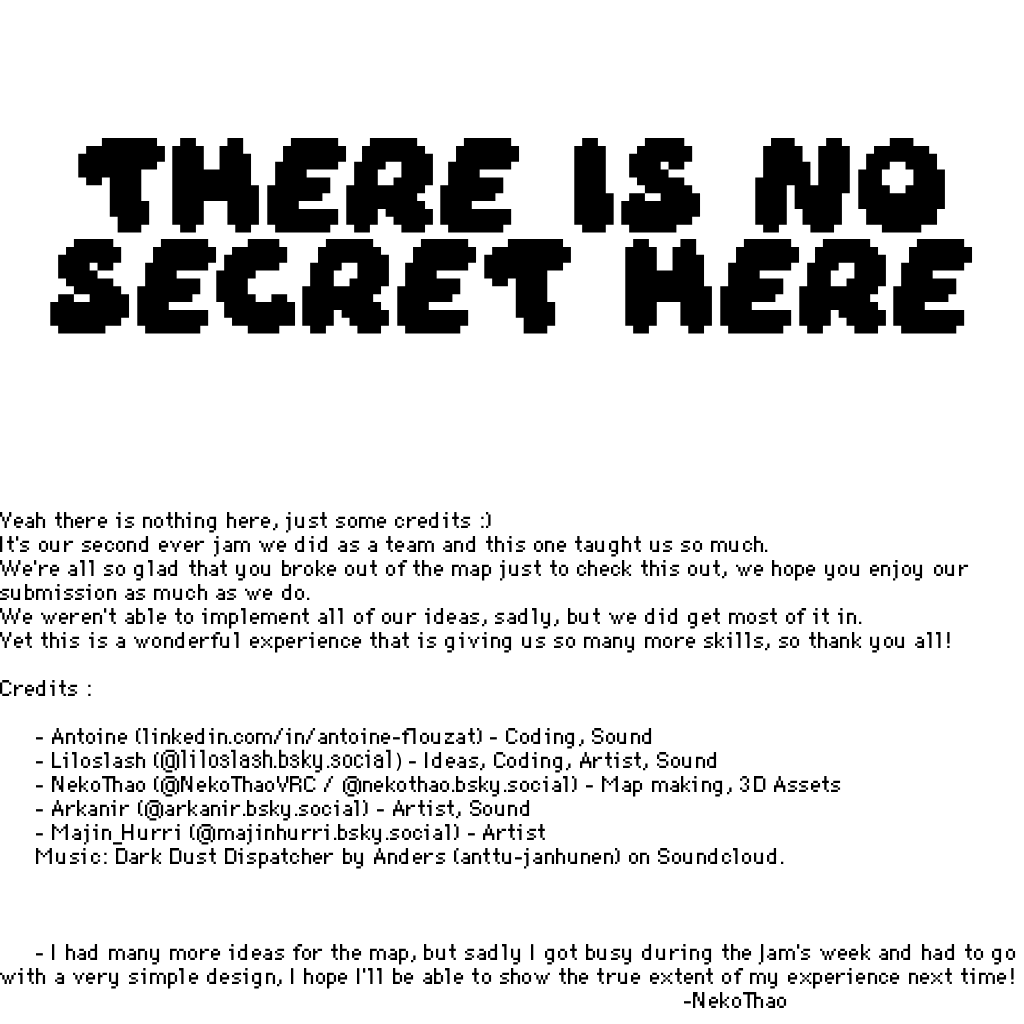
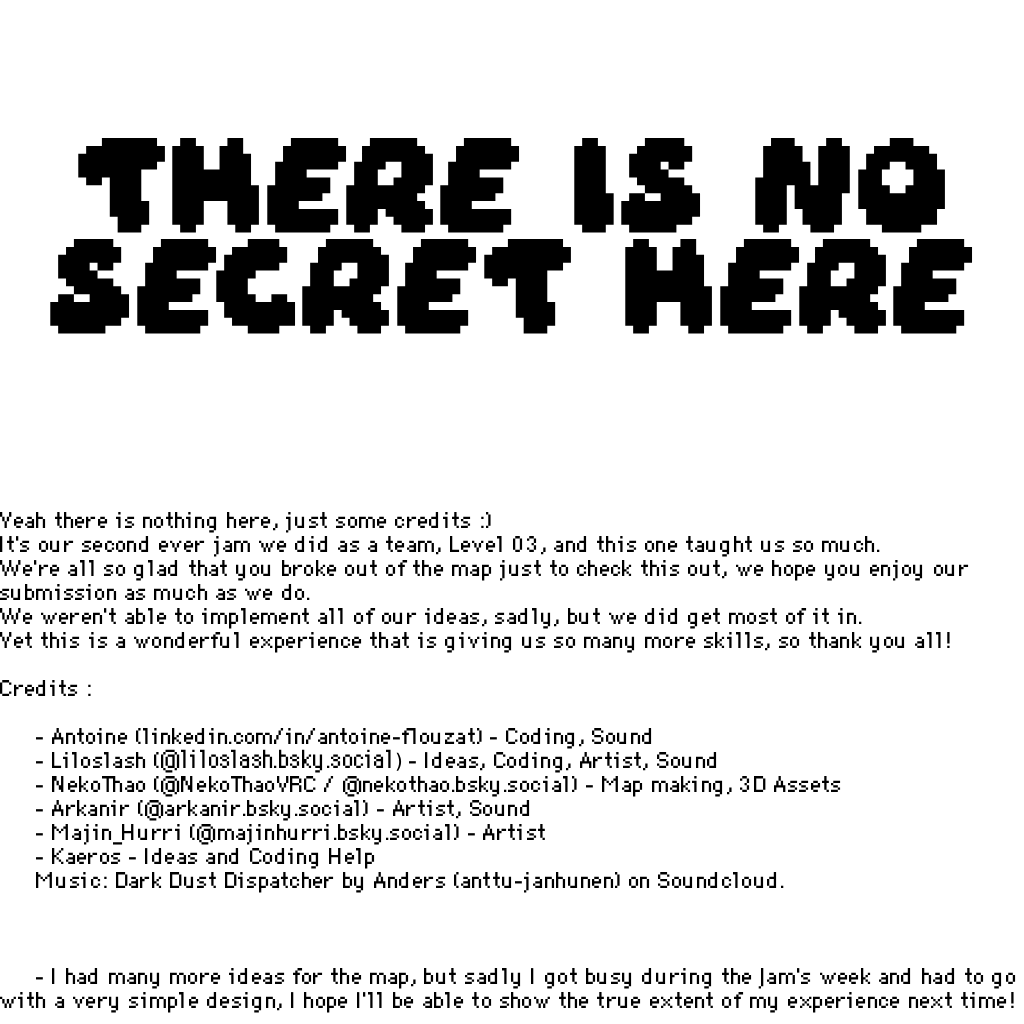
Revision of a layered 1024px x 1024px image; what changed, layer by layer:
painted on "Yeah there is nothing here, just" over [0, 536, 1016, 1013]
